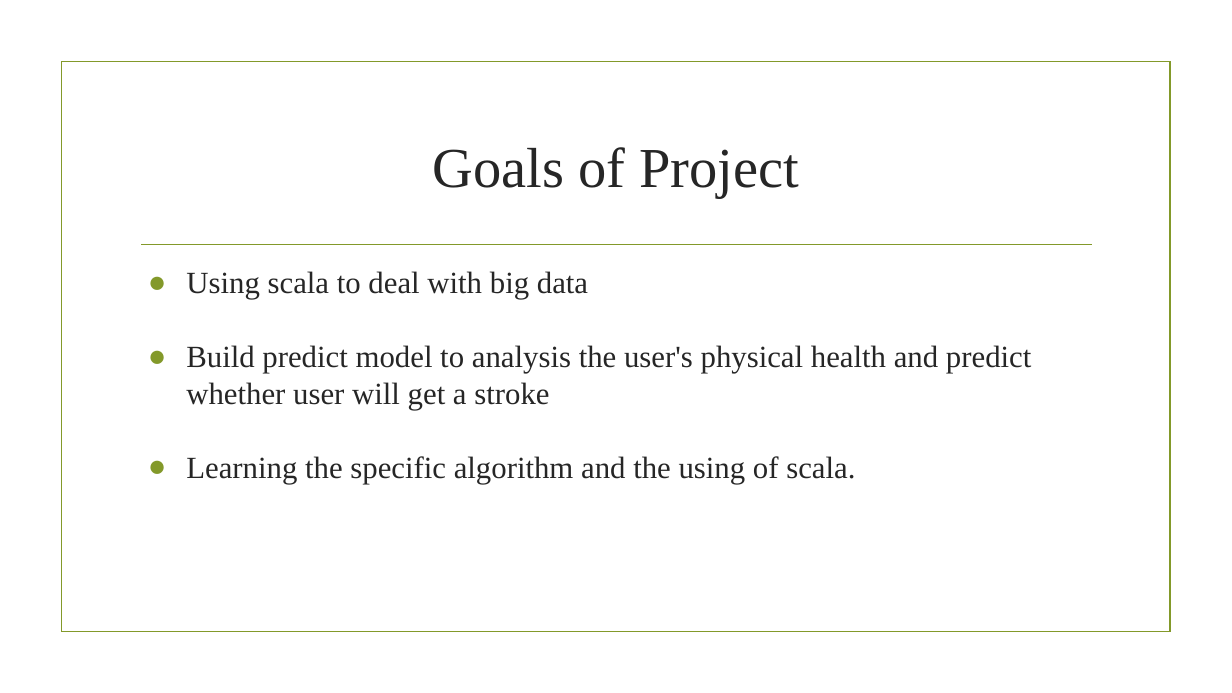
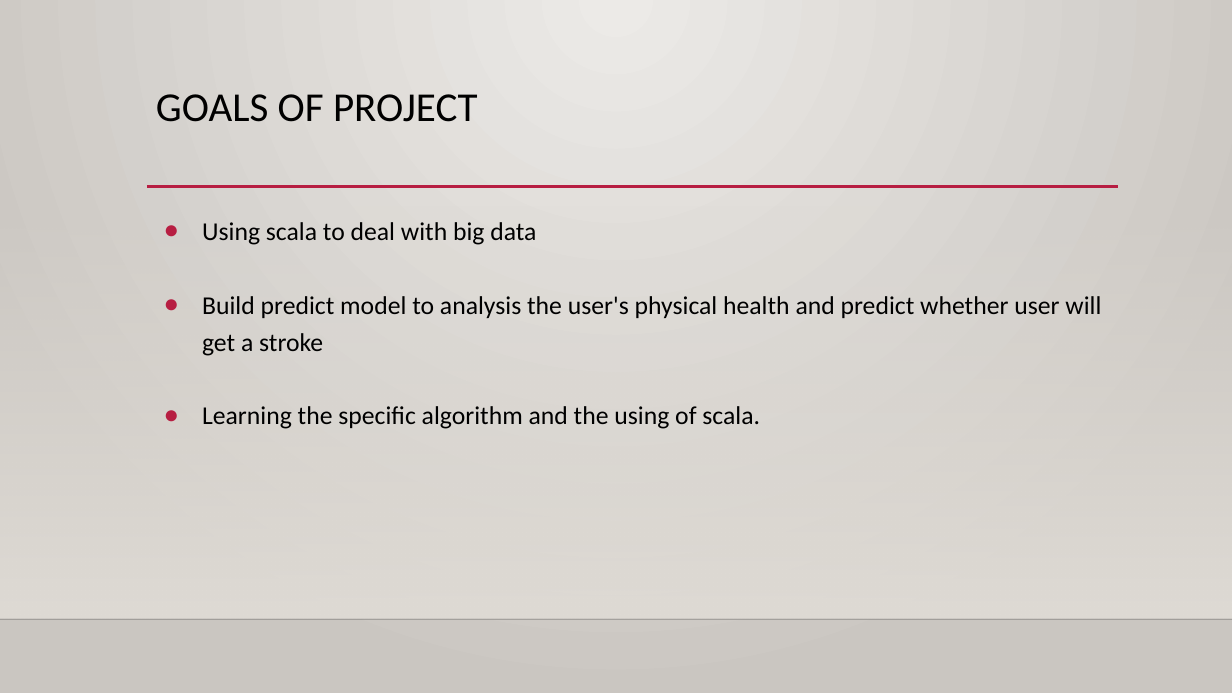
Before and after one commit to MAQI-SHI/CSYE-7200-Final-Project-Team-6, a slide deck: slide 18 of finalPresentation.pptx (slide 14 before the commit). Drawn at 1232x693 pixels with LibreOffice and Linux fonts; fonts in the diff are those of the drawing; background and template pictures are left out. Boxes give left, top, right and bottom in pixels: in the first picture for what was removed or moved away, otherwise in the second. Text is boxed around its words. In the diff, an @@ line names an element or a change of style, - is before the commit and + after.

```diff
--- a/finalPresentation.pptx
+++ b/finalPresentation.pptx
@@ background picture (left out) to gradient #ECEAE7 to #CAC7C1 @@
@@ title "GOALS OF PROJECT" at box(156, 94, 478, 122): vertical alignment middle to top @@
@@ title at box(156, 94, 478, 122): text changed; size 44 to 32 pt; font Times New Roman to Calibri; text colour #262626 to #000000 @@
-Goals of Project
+GOALS OF PROJECT
@@ rectangle: place and size @@
-rectangle at box(61, 62, 1170, 632)
+rectangle at box(0, 204, 1232, 619)
@@ rectangle at box(0, 204, 1232, 619): fill none to gradient #DFDBD5; outline #83992A 1.25 pt to none @@
@@ text "Using scala to deal with ...": place and size @@
-text "Using scala to deal with ..." at box(186, 271, 1031, 484)
+text "Using scala to deal with ..." at box(202, 222, 1101, 429)
@@ text "Using scala to deal with ..." at box(202, 222, 1101, 429): size 24 to 20 pt, font Times New Roman to Calibri, text colour #262626 to #000000; line spacing 1 to 1.2; bullet colour #83992A to #B71E42 @@
@@ line moved from (141, 245) - (1092, 245) to (147, 187) - (1118, 187) @@
@@ line (147, 187) - (1118, 187): stroke #83992A 1.25 pt to #B71E42 2.5 pt @@
@@ line added from (0, 619) to (1232, 619), #000001 1 pt @@
```
Also in this commit, not shown: 12 other slides changed, 6 slides added, 2 slides removed, 2 other files.
